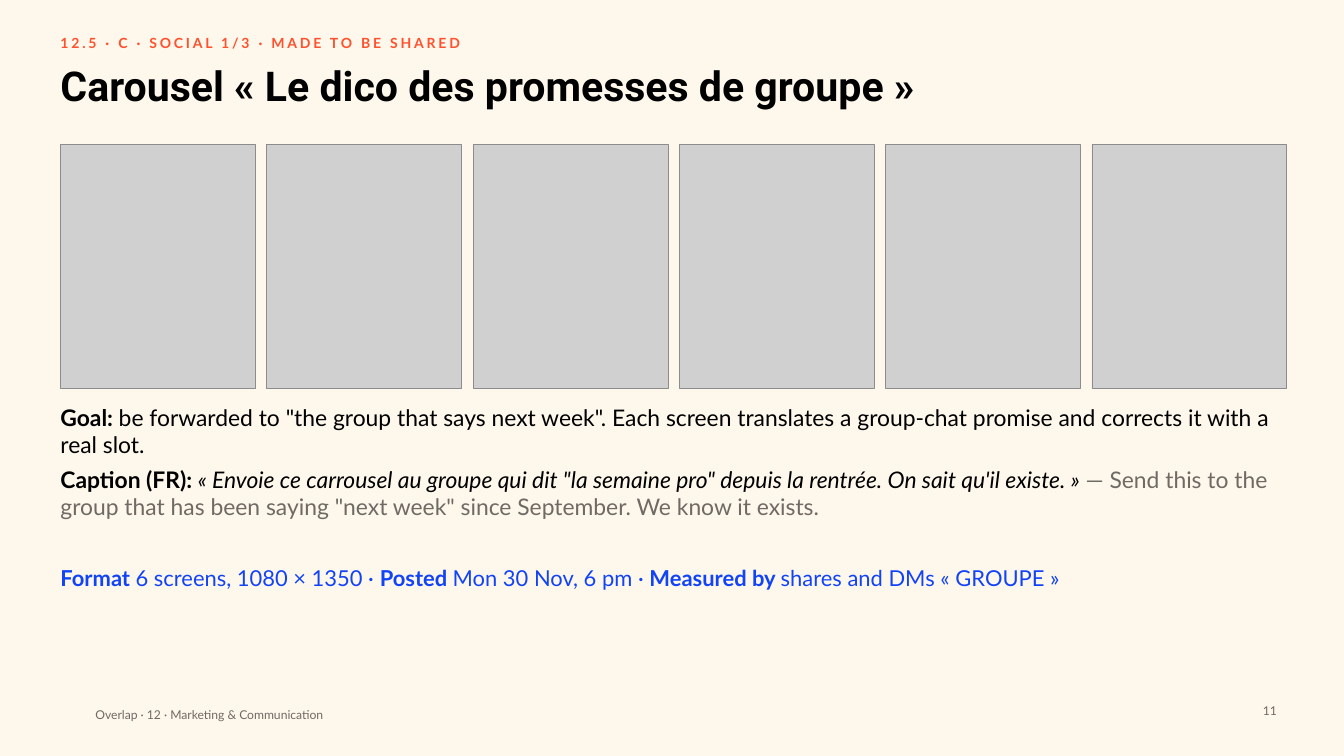
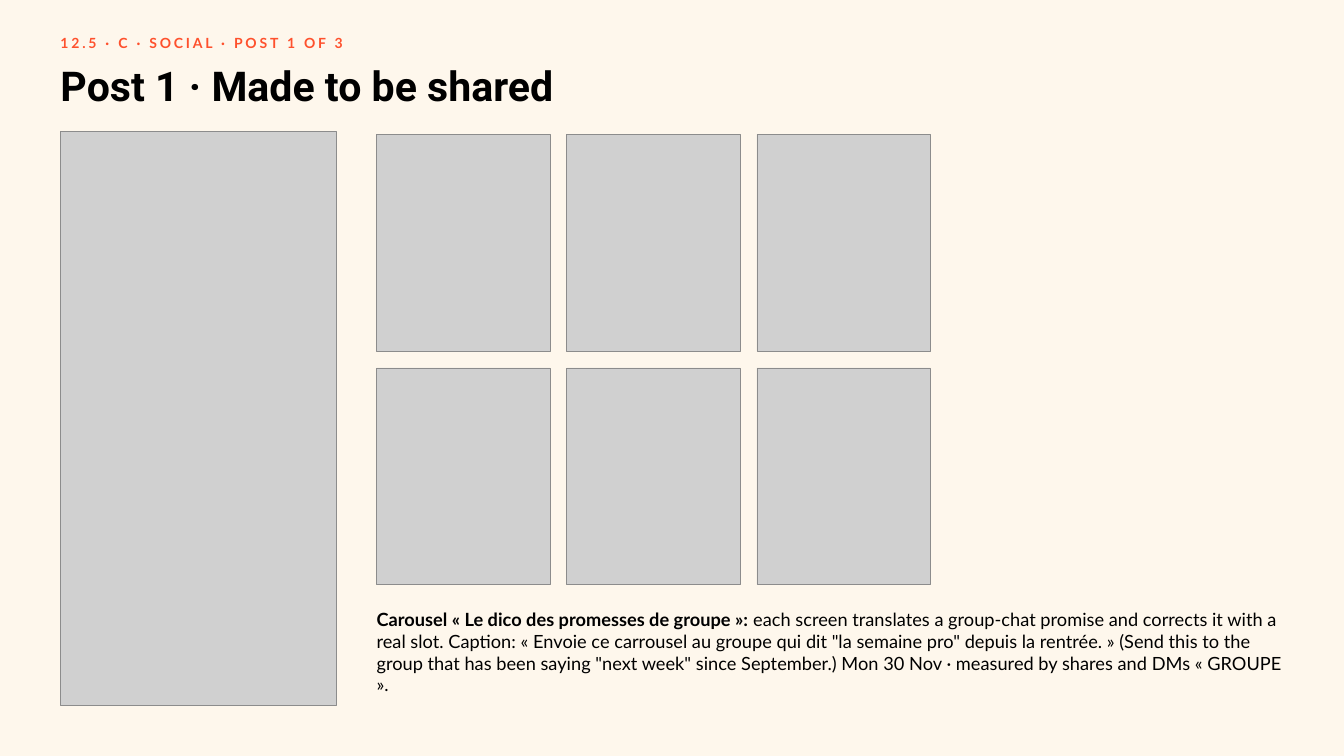
Before and after one commit to clemsnz/Unesco, a slide deck: slide 11 of Overlap_Campagne/Overlap_Marketing_Communication.pptx. Drawn at 1344x756 pixels with LibreOffice and Linux fonts; fonts in the diff are those of the drawing; grey boxes stand for pictures; background and template pictures are left out. Boxes give left, top, right and bottom in pixels: in the first picture for what was removed or moved away, otherwise in the second. Text is boxed around its words. In the diff, an @@ line names an element or a change of style, - is before the commit and + after.

```diff
--- a/Overlap_Campagne/Overlap_Marketing_Communication.pptx
+++ b/Overlap_Campagne/Overlap_Marketing_Communication.pptx
@@ text at [60, 38, 343, 48]: text changed @@
-12.5 · C · SOCIAL 1/3 · MADE TO BE SHARED
+12.5 · C · SOCIAL · POST 1 OF 3
@@ title at [60, 70, 553, 102]: text changed @@
-Carousel « Le dico des promesses de groupe »
+Post 1 · Made to be shared
@@ picture added at [60, 131, 336, 706] @@
@@ picture: place and size @@
-picture at [60, 144, 255, 388]
+picture at [376, 134, 550, 351]
@@ picture: place and size @@
-picture at [267, 144, 462, 388]
+picture at [566, 134, 740, 351]
@@ picture: place and size @@
-picture at [473, 144, 668, 388]
+picture at [757, 134, 930, 351]
@@ picture: place and size @@
-picture at [679, 144, 874, 388]
+picture at [376, 368, 550, 585]
@@ picture: place and size @@
-picture at [886, 144, 1081, 388]
+picture at [566, 368, 740, 585]
@@ picture: place and size @@
-picture at [1092, 144, 1287, 388]
+picture at [757, 368, 930, 585]
@@ text removed at [60, 409, 1268, 519] @@
-Goal: be forwarded to "the group that says next week". Each screen translates a group-chat promise and corrects it with a real slot.
-Caption (FR): « Envoie ce carrousel au groupe qui dit "la semaine pro" depuis la rentrée. On sait qu'il existe. » — Send this to the group that has been saying "next week" since September. We know it exists.
@@ text at [377, 612, 1281, 674]: text changed; size 23.5 to 19.5 pt; text colour #1143F7 to #000000 @@
-Format 6 screens, 1080 × 1350 · Posted Mon 30 Nov, 6 pm · Measured by shares and DMs « GROUPE »
+Carousel « Le dico des promesses de groupe »: each screen translates a group-chat promise and corrects it with a real slot. Caption: « Envoie ce carrousel au groupe qui dit "la semaine pro" depuis la rentrée. » (Send this to the group that has been saying "next week" since September.) Mon 30 Nov · measured by shares and DMs « GROUPE ».
@@ text removed at [95, 710, 323, 721] @@
-Overlap · 12 · Marketing & Communication
@@ page number removed at [1263, 706, 1277, 715] @@
-11
```
Also in this commit, not shown: 21 other slides changed, 12 other files.
